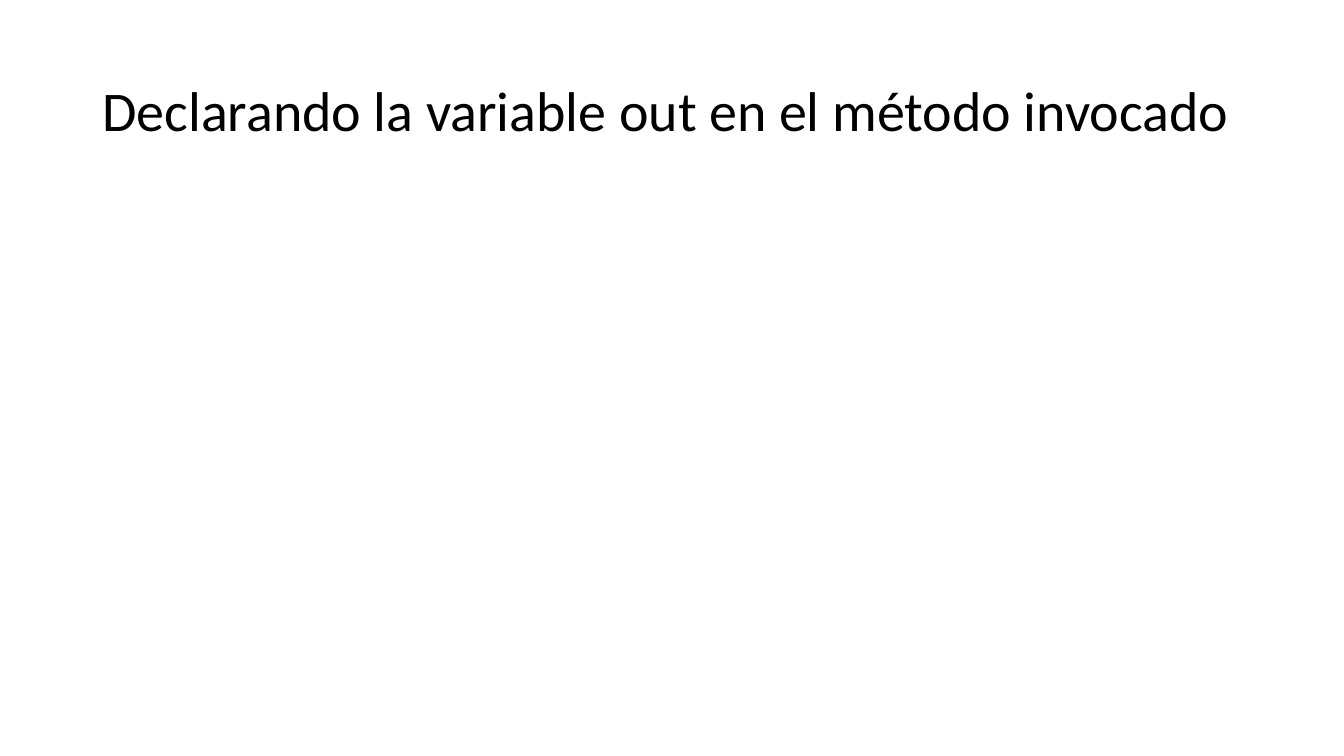
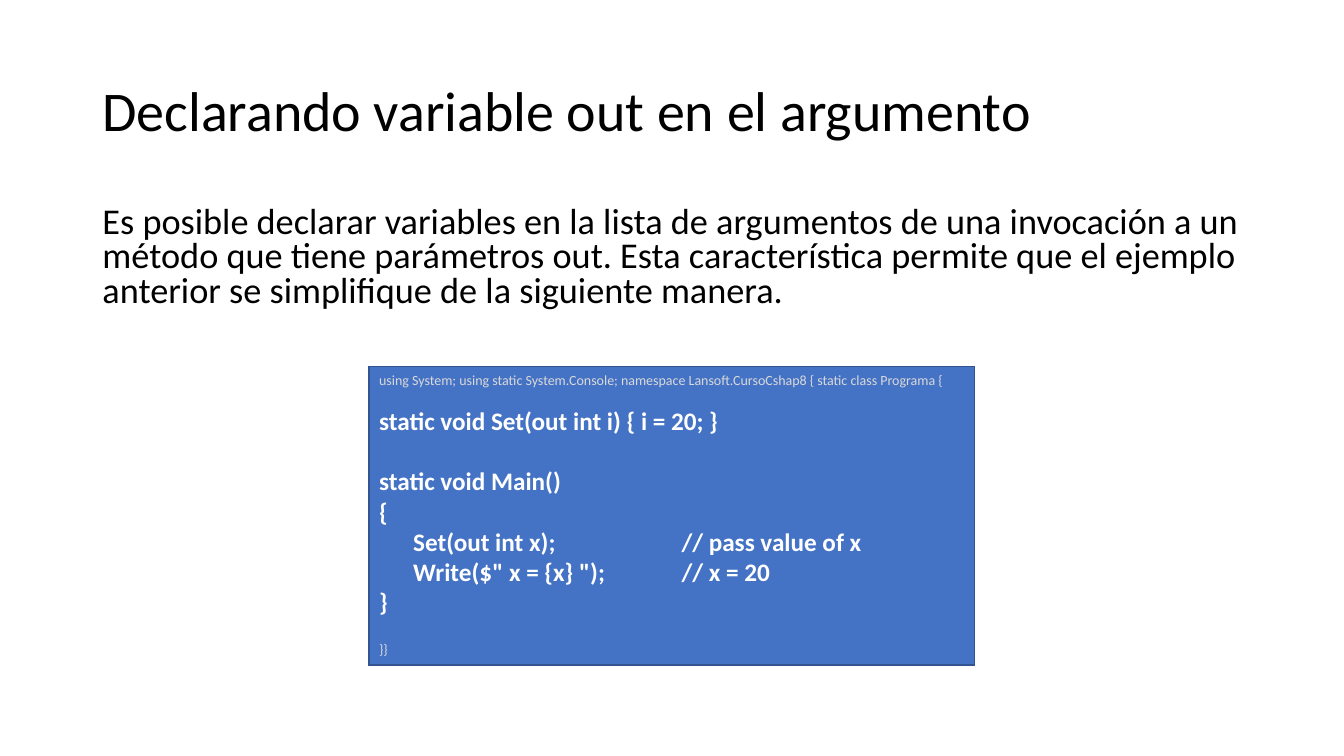
Before and after one commit to AlbertOsinaga/CursoCSharp__8, a slide deck: slide 99 of CSharpQuickReferencia.pptx (slide 100 before the commit). Drawn at 1344x756 pixels with LibreOffice and Linux fonts; fonts in the diff are those of the drawing. Boxes give left, top, right and bottom in pixels: in the first picture for what was removed or moved away, otherwise in the second. Text is boxed around its words. In the diff, an @@ line names an element or a change of style, - is before the commit and + after.

```diff
--- a/CSharpQuickReferencia.pptx
+++ b/CSharpQuickReferencia.pptx
@@ title at (102,92,1030,141): text changed @@
-Declarando la variable out en el método invocado
+Declarando variable out en el argumento
@@ text added at (102,208,1238,310), 25.9 pt, text #000000 @@
+Es posible declarar variables en la lista de argumentos de una invocación a un método que tiene parámetros out. Esta característica permite que el ejemplo anterior se simplifique de la siguiente manera.
@@ rectangle added at (369,367,975,665), fill #4472C4, outline #325491 1 pt, 18 pt, text #FFFFFF, bold @@
+using System; using static System.Console; namespace Lansoft.CursoCshap8 { static class Programa {
+static void Set(out int i) { i = 20; }
+static void Main()
+{
+Set(out int x); // pass value of x
+Write($" x = {x} "); // x = 20
+}
+}}
```
Also in this commit, not shown: 1 other slide changed, 2 slides added, 2 slides removed, 2 other files.
